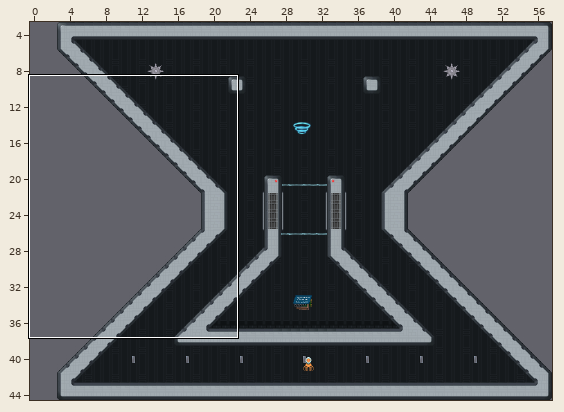
Two versions of a level (Tiled map (JSON), core/assets/levels/level_2/level_1.tmj). Above: a wide view before the commit, with the close-up outlined.
Close-up. Before the commit:
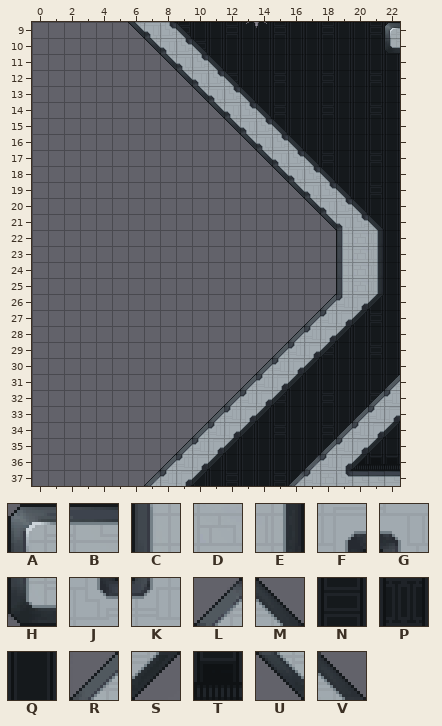
Cells are 16x16 px. Shown: x 0..22, y 9..37. The commit also changed other parts of the map, which this record leaves out.
Key: from "space-tiles": A 1 "GameObject", B 2, C 17, D 18, E 19, F 28, G 30, H 33, J 60, K 62, L 69, M 71, N 80 "Background", P 81 "Background", Q 82 "Background", R 88, S 90, T 98 "Background", U 101, V 109.
_ is an empty cell, # one hidden under a higher layer.
Layer "ForegroundBack" before, first column x 0:
 9 _______QQNQQNQQNQQNQQNQ
10 __________NQQQQQQQQQQQQ
11 __________QQQQQQQQQQQQQ
12 ____________NQQNQQNQQNQ
13 ____________QQQQQQQQQQQ
14 ____________NQQNQQNQQNQ
15 _______________QQQQQQQQ
16 _______________QQQQQQQQ
17 _______________QQQNQQNQ
18 __________________QQQQQ
19 __________________NQQNQ
20 __________________QQQQQ
21 _____________________QQ
22 _____________________QQ
23 _____________________QQ
24 _____________________NQ
25 _____________________QQ
26 ____________________QQQ
27 __________________NQQNQ
28 _________________QQQQQQ
29 ________________QQNQQNQ
30 _______________QQQQQQQQ
31 ______________QQQQQQQQQ
32 _____________QQNQQNQQNQ
33 ____________PQQQQQQQQQQ
34 ____________QQQNQQNQQNQ
35 ____________QQQQQQQQQQQ
36 _________QQQQQQQQQQQTTT
37 ________QNQQNQQNQQ#QQNQ
Layer "Foreground" before, first column x 0:
 9 ______UGJM____________A
10 _______UGJM___________H
11 ________UGJM___________
12 _________UGJM__________
13 __________UGJV_________
14 ___________UGJM________
15 ____________UGJM_______
16 _____________UGJM______
17 ______________UGJM_____
18 _______________UGJM____
19 ________________UGJM___
20 _________________UGJM__
21 __________________UGJM_
22 ___________________CDE_
23 ___________________CDE_
24 ___________________CDE_
25 ___________________CDE_
26 __________________RKFS_
27 _________________RKFS__
28 ________________RKFS___
29 _______________RKFS____
30 ______________RKFS_____
31 _____________RKFS_____R
32 ____________RKFS_____RK
33 ___________RKFS_____RKF
34 __________RKFS_____RKFS
35 _________RKFS_____RKFS_
36 ________RKFS_____LKFS__
37 _______LKFS_____LKDJBBB
Now the later version:
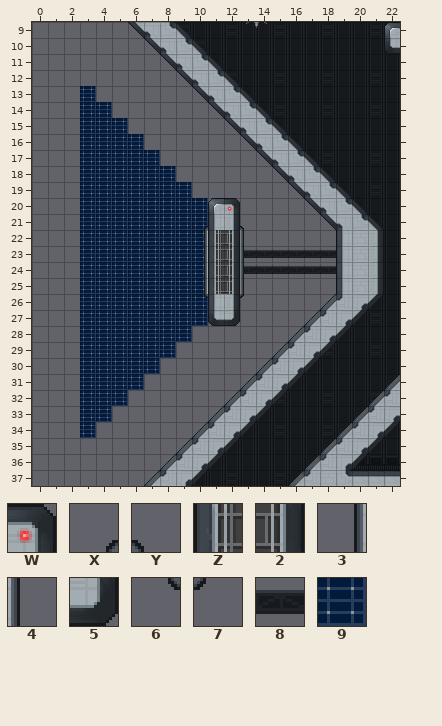
Further tiles: from "space-tiles": W 7, X 11, Y 15, Z 21, 2 23, 3 27, 4 31, 5 35, 6 75, 7 79, 8 153 "Background", 9 225.
See-through tiles are keyed as they look on the map.
What changed:
Changed rows in their new state; . is an unchanged cell.
Layer "ForegroundBack":
first column x 3:
13 9...............
14 99..............
15 999.............
16 9999............
17 99999...........
18 999999..........
19 9999999.........
20 99999999........
21 99999999........
22 99999999........
23 99999999..888888
24 99999999..888888
25 99999999........
26 99999999........
27 99999999........
28 9999999.........
29 999999..........
30 99999...........
31 9999............
32 999.............
33 99..............
34 9...............
Layer "Foreground":
first column x 10:
20 .AW.
21 XCEY
22 3Z24
23 3Z24
24 3Z24
25 3Z24
26 6CE7
27 .H5.
Changed places in both close-ups, as pixel boxes (x1, y1, x2, y2):
added: (80, 86, 336, 438)
